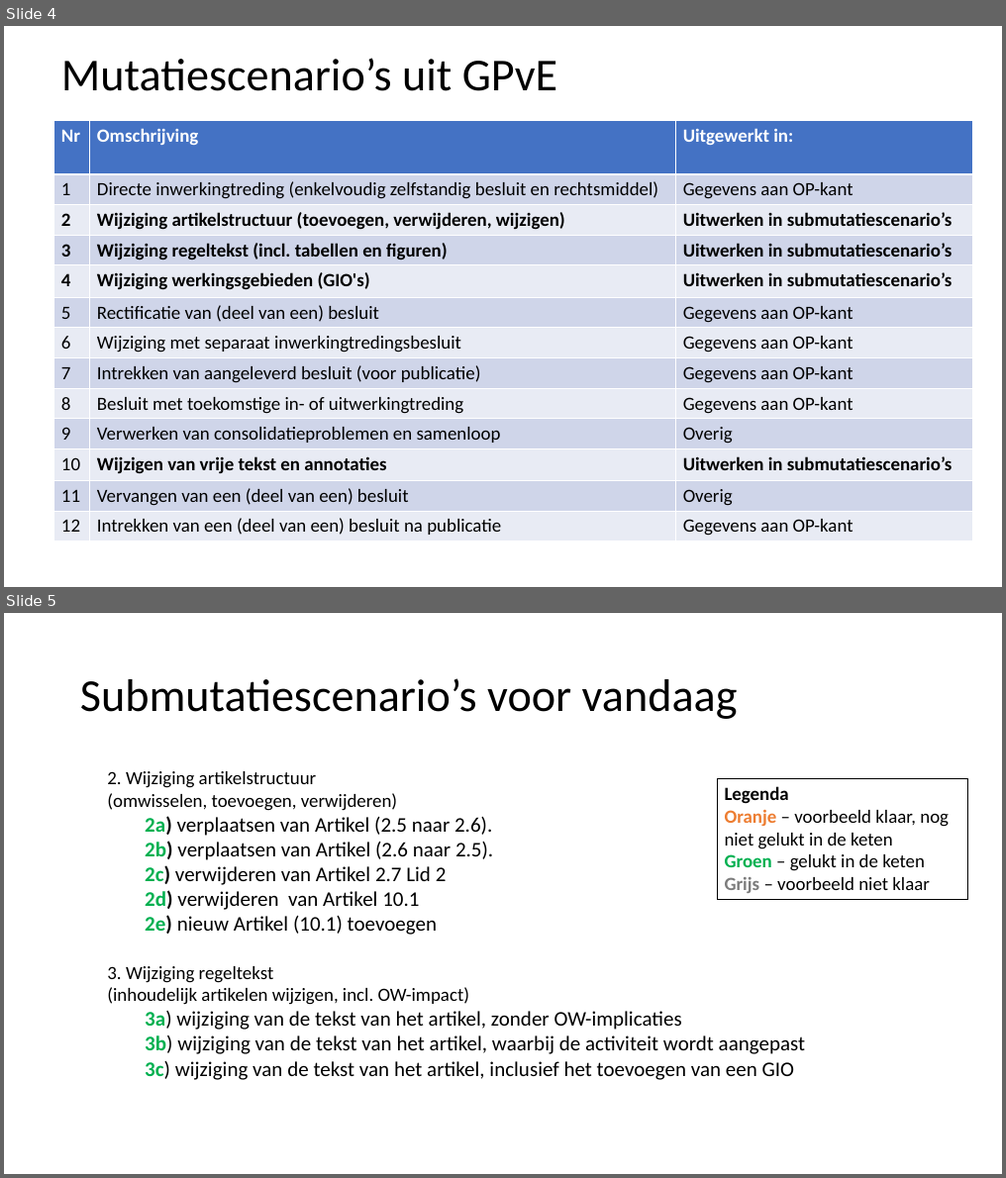
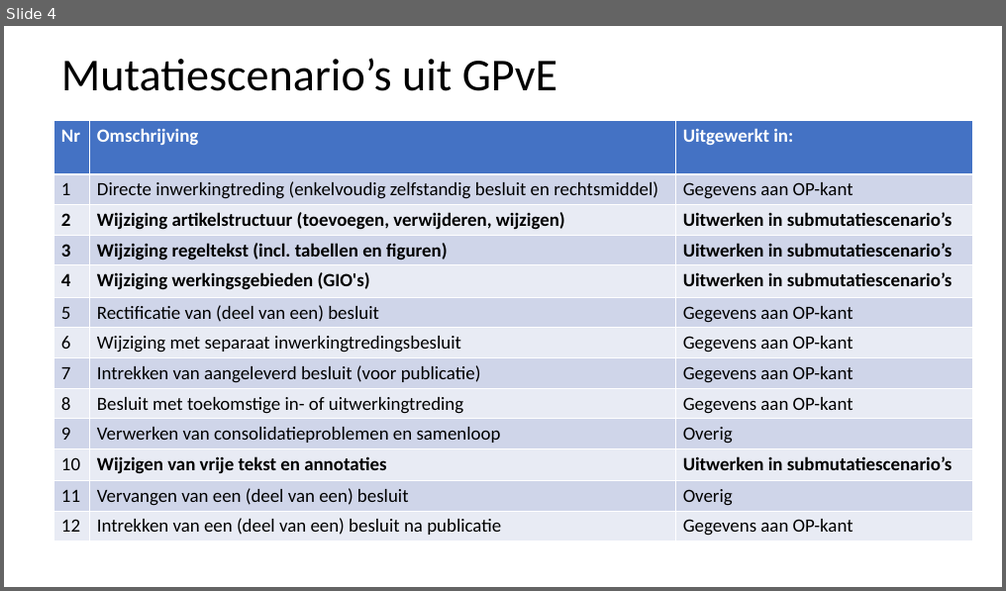
Before and after one commit to Geonovum/xml_omgevingsplan_gemeentestad, a slide deck: Submutatiescenario_s.pptx. Shown one above the other, each under a label of ours: slides 4 and 5 before the commit, slide 4 after it. The pictures are 1006x1178 and 1006x591 pixels, drawn with LibreOffice and Linux fonts; fonts in the diff are those of the drawing. Boxes give left, top, right and bottom in pixels: in the first picture for what was removed or moved away, otherwise in the second. Text is boxed around its words. In the diff, an @@ line names an element or a change of style, - is before the commit and + after.

```diff
--- a/Submutatiescenario_s.pptx
+++ b/Submutatiescenario_s.pptx
@@ slide 5 removed at bbox=[4, 613, 1002, 1174], background #FFFFFF @@
@@ title removed at bbox=[80, 678, 738, 719] @@
-Submutatiescenario’s voor vandaag
@@ text removed at bbox=[107, 771, 805, 1080] @@
-2. Wijziging artikelstructuur
-(omwisselen, toevoegen, verwijderen)
-  2a) verplaatsen van Artikel (2.5 naar 2.6).
-  2b) verplaatsen van Artikel (2.6 naar 2.5).
-  2c) verwijderen van Artikel 2.7 Lid 2
-  2d) verwijderen van Artikel 10.1
-  2e) nieuw Artikel (10.1) toevoegen
-3. Wijziging regeltekst
-(inhoudelijk artikelen wijzigen, incl. OW-impact)
-  3a) wijziging van de tekst van het artikel, zonder OW-implicaties
-  3b) wijziging van de tekst van het artikel, waarbij de activiteit wordt aangepast
-  3c) wijziging van de tekst van het artikel, inclusief het toevoegen van een GIO
@@ rectangle removed at bbox=[718, 778, 968, 900] @@
-Legenda
-Oranje – voorbeeld klaar, nog niet gelukt in de keten
-Groen – gelukt in de keten
-Grijs – voorbeeld niet klaar
```
Also in this commit, not shown: 2 slides changed, 2 other slides removed.
